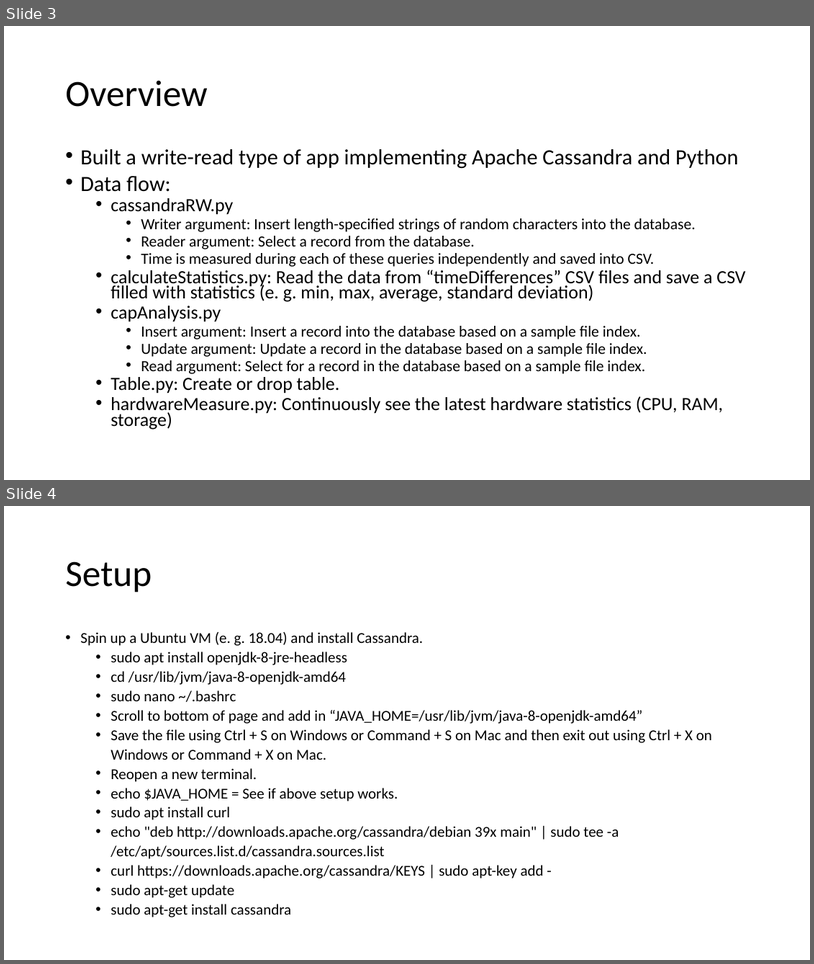
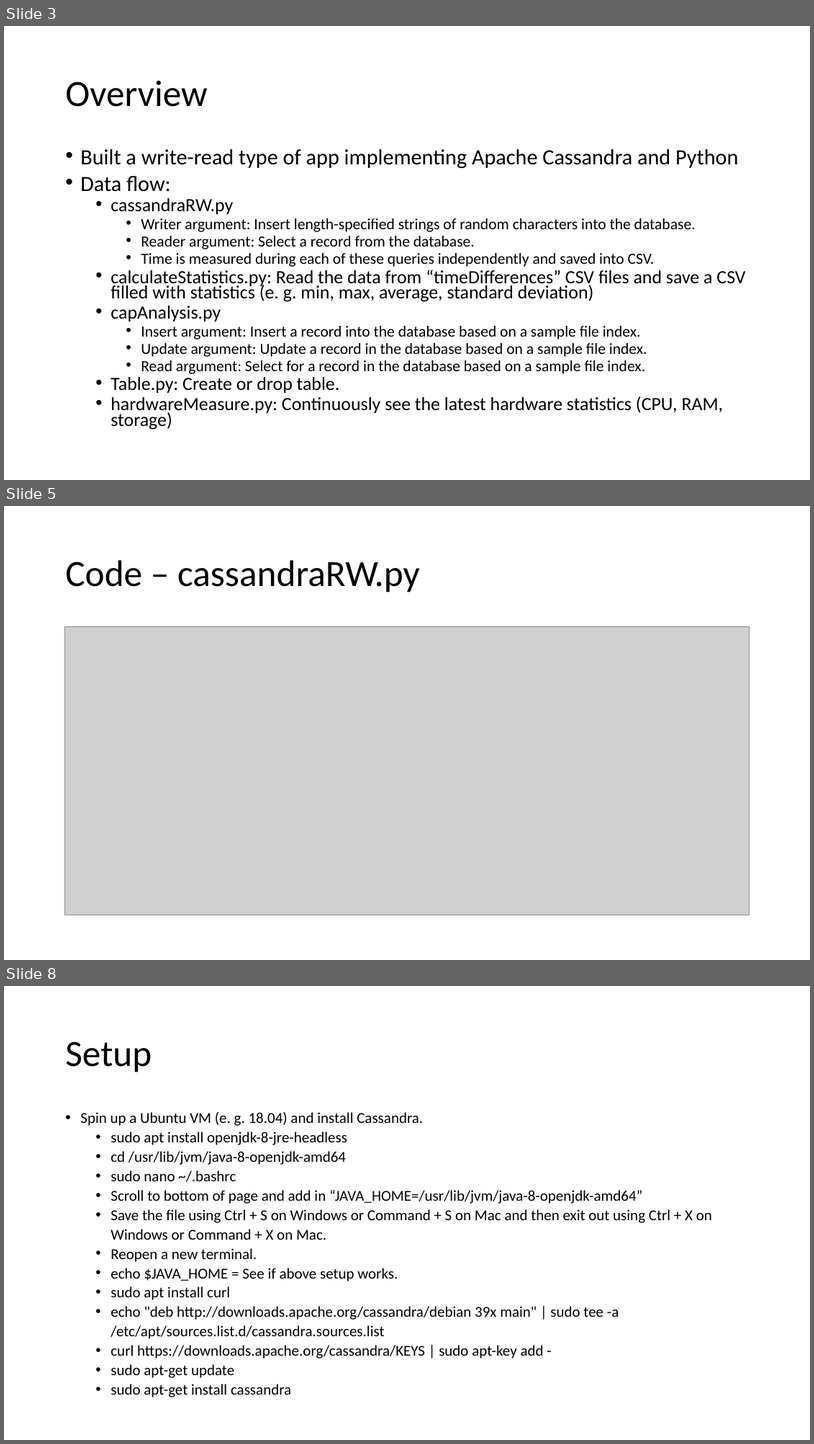
Before and after one commit to CS-6381/FinalProject, a slide deck: Datastores & Distributed File Systems/Apache Cassandra/JamesVu_CraigTopham_ThomasBoudreau/Documentation/CS 6381 Final Project_ApacheCassandra.pptx. Shown one above the other, each under a label of ours: slides 3 and 4 before the commit, slides 3, 5 and 8 after it; the slides between them are not shown. The pictures are 814x964 and 814x1444 pixels, drawn with LibreOffice and Linux fonts; fonts in the diff are those of the drawing; grey boxes stand for pictures. Boxes give left, top, right and bottom in pixels: in the first picture for what was removed or moved away, otherwise in the second. Text is boxed around its words. In the diff, an @@ line names an element or a change of style, - is before the commit and + after.

```diff
--- a/Datastores & Distributed File Systems/Apache Cassandra/JamesVu_CraigTopham_ThomasBoudreau/Documentation/CS 6381 Final Project_ApacheCassandra.pptx
+++ b/Datastores & Distributed File Systems/Apache Cassandra/JamesVu_CraigTopham_ThomasBoudreau/Documentation/CS 6381 Final Project_ApacheCassandra.pptx
@@ slide 5 added at bbox=[4, 506, 810, 960], background #FFFFFF @@
@@ title added at bbox=[65, 560, 420, 592], 44 pt, text #000000 @@
+Code – cassandraRW.py
@@ picture added at bbox=[64, 627, 750, 915] @@
@@ what was slide 4 is now slide 8 @@
```
Also in this commit, not shown: 4 slides changed, 3 other slides added, 1 slide removed, 1 other file.
